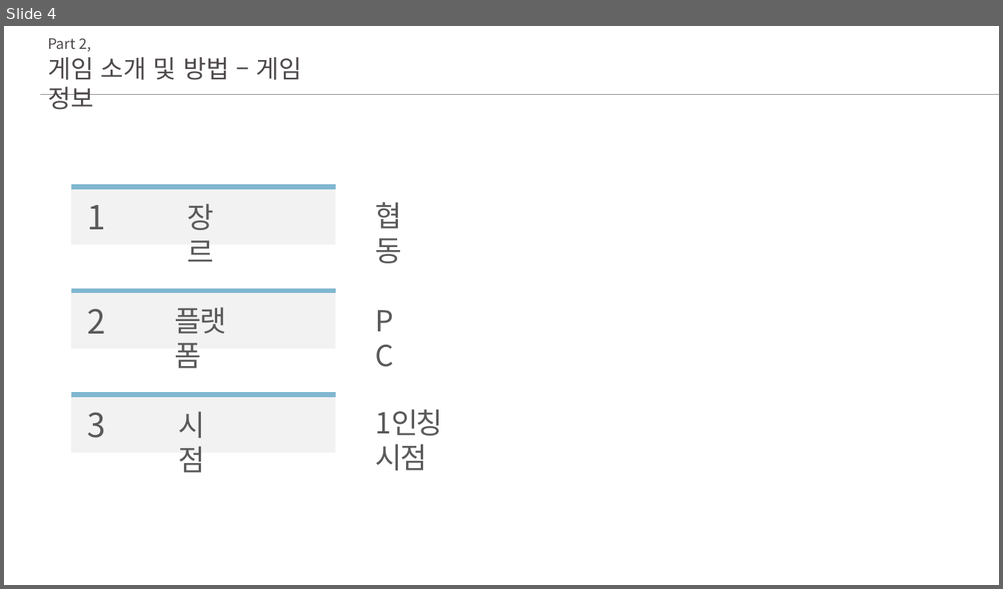
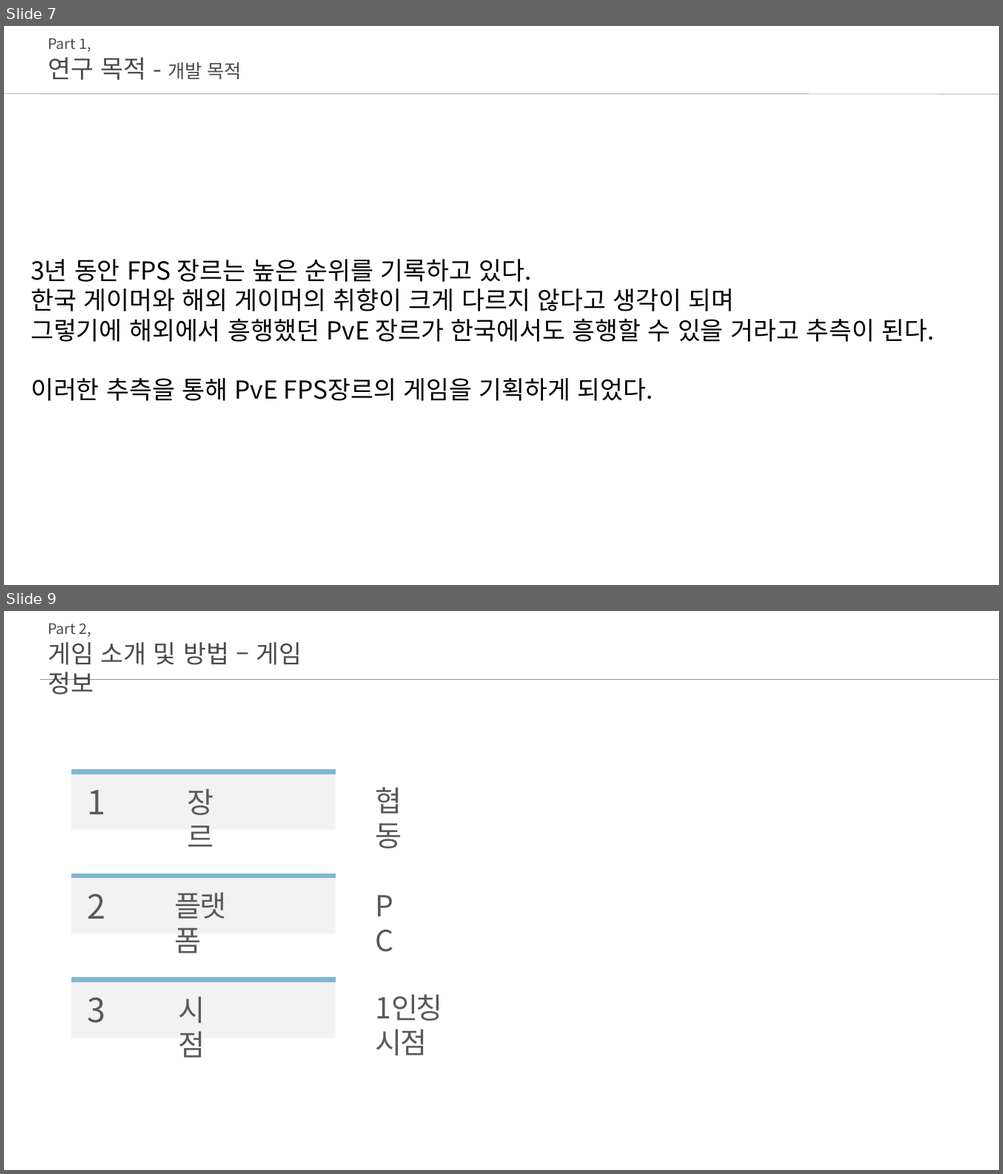
Before and after one commit to ghk01214/KPUFinalGame-deprecated-, a slide deck: docs/초안.pptx. Shown one above the other, each under a label of ours: slide 4 before the commit, slides 7 and 9 after it; the slides between them are not shown. The pictures are 1003x589 and 1003x1174 pixels, drawn with LibreOffice and Linux fonts; fonts in the diff are those of the drawing. Boxes give left, top, right and bottom in pixels: in the first picture for what was removed or moved away, otherwise in the second. Text is boxed around its words. In the diff, an @@ line names an element or a change of style, - is before the commit and + after.

```diff
--- a/docs/초안.pptx
+++ b/docs/초안.pptx
@@ slide 7 added at <box>4,26,999,585</box>, background #FFFFFF @@
@@ text added at <box>48,38,91,52</box>, 14 pt, text #4D484A @@
+Part 1,
@@ text added at <box>48,57,242,80</box>, 24 pt, text #4D484A @@
+연구 목적 - 개발 목적
@@ line added from (4, 94) to (999, 94), #989194 0.5 pt @@
@@ text added at <box>31,259,934,401</box>, 24 pt, text #000000 @@
+3년 동안 FPS 장르는 높은 순위를 기록하고 있다.
+한국 게이머와 해외 게이머의 취향이 크게 다르지 않다고 생각이 되며
+그렇기에 해외에서 흥행했던 PvE 장르가 한국에서도 흥행할 수 있을 거라고 추측이 된다.
+이러한 추측을 통해 PvE FPS장르의 게임을 기획하게 되었다.
@@ what was slide 4 is now slide 9 @@
```
Also in this commit, not shown: 6 slides changed, 8 other slides added, 3 slides removed.
